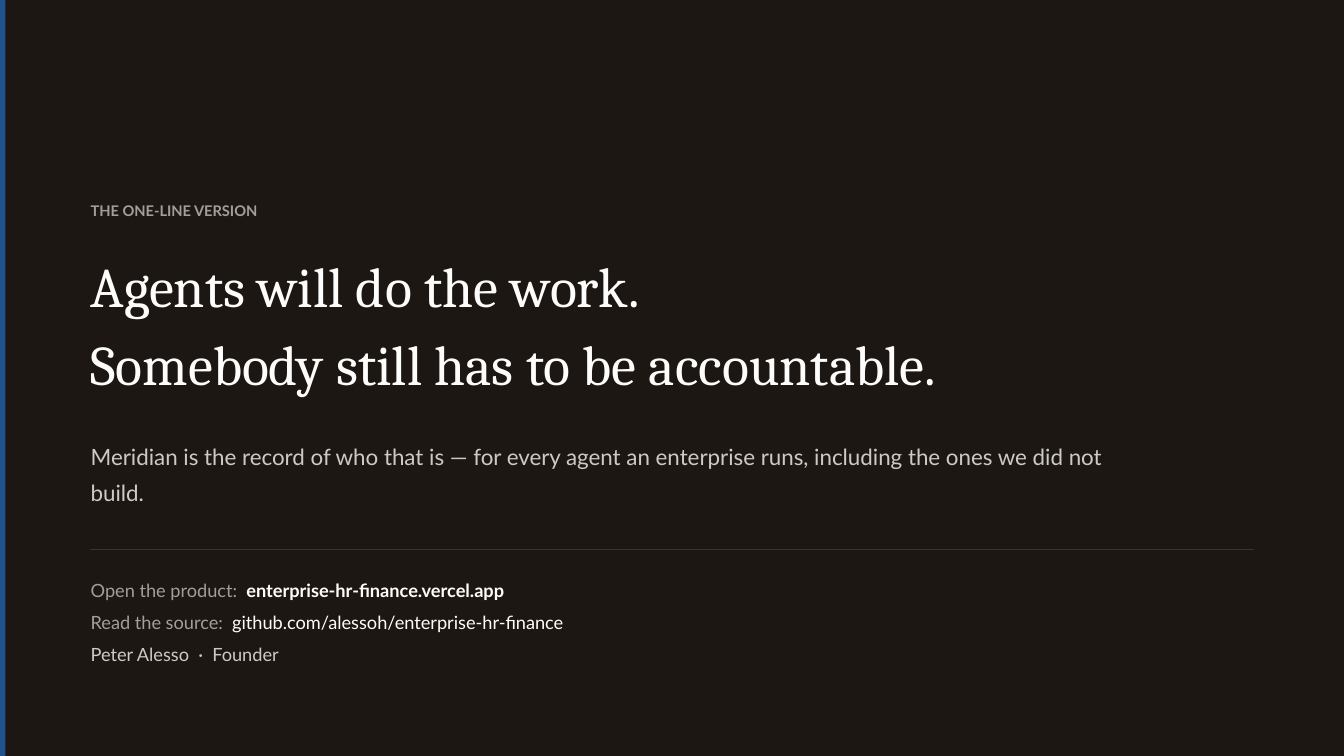
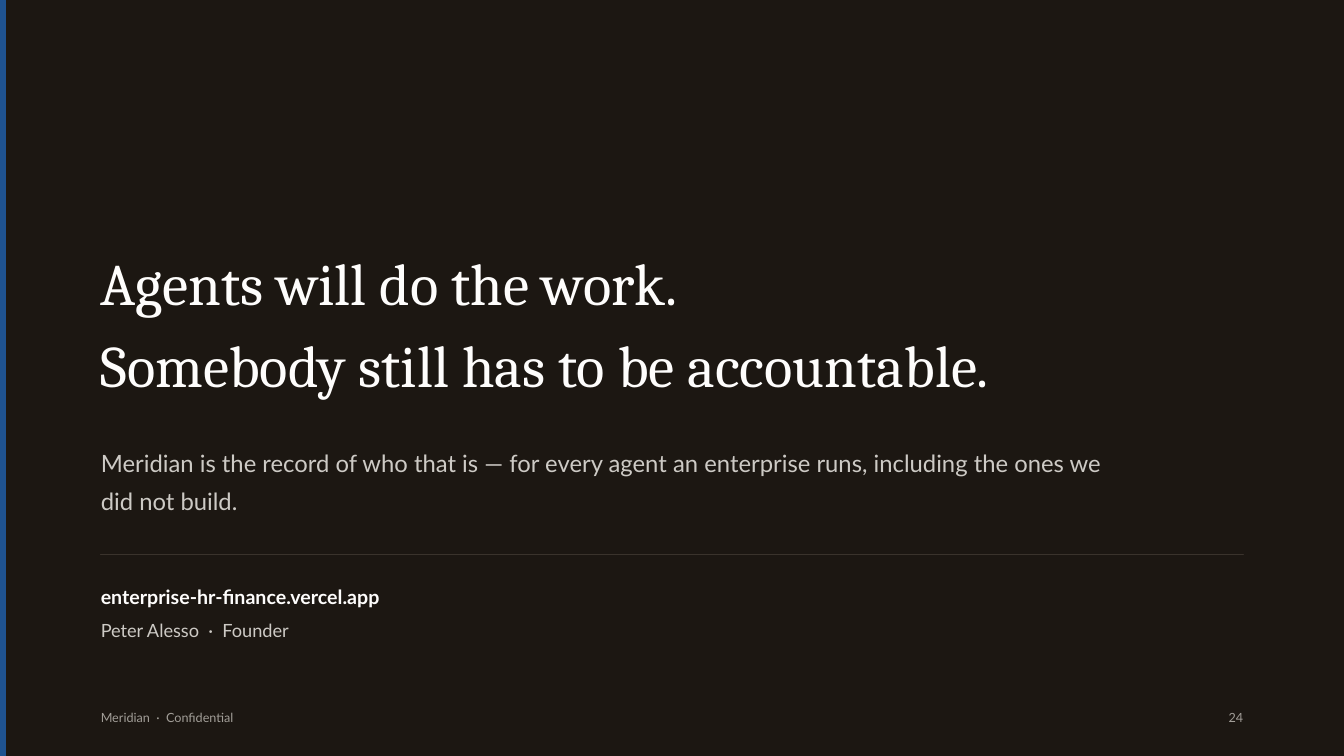
Before and after one commit to alessoh/enterprise-hr-finance, a slide deck: slide 24 of Meridian-Investor-Deck.pptx. Drawn at 1344x756 pixels with LibreOffice and Linux fonts; fonts in the diff are those of the drawing. Boxes give left, top, right and bottom in pixels: in the first picture for what was removed or moved away, otherwise in the second. Text is boxed around its words. In the diff, an @@ line names an element or a change of style, - is before the commit and + after.

```diff
--- a/Meridian-Investor-Deck.pptx
+++ b/Meridian-Investor-Deck.pptx
@@ text removed at <box>91,205,257,216</box> @@
-THE ONE-LINE VERSION
@@ text "Agents will do the work. ...": place and size @@
-text "Agents will do the work. ..." at <box>91,268,936,397</box>
+text "Agents will do the work. ..." at <box>101,264,989,400</box>
@@ text "Agents will do the work. ..." at <box>101,264,989,400</box>: size 40 to 42 pt; line spacing 1.15 to 1.16 @@
@@ text "Meridian is the record of ...": place and size @@
-text "Meridian is the record of ..." at <box>91,448,1102,501</box>
+text "Meridian is the record of ..." at <box>101,454,1101,510</box>
@@ text "Meridian is the record of ..." at <box>101,454,1101,510</box>: size 16 to 17 pt @@
@@ rectangle: place and size @@
-rectangle at <box>91,549,1253,549</box>
+rectangle at <box>101,555,1243,555</box>
@@ text "enterprise-hr-finance.vercel.app": place and size @@
-text "enterprise-hr-finance.vercel.app" at <box>91,583,563,661</box>
+text "enterprise-hr-finance.vercel.app" at <box>101,589,380,637</box>
@@ text at <box>101,589,380,608</box>: text changed; size 13 to 14 pt; bold on @@
-Open the product: enterprise-hr-finance.vercel.app
-Read the source: github.com/alessoh/enterprise-hr-finance
+enterprise-hr-finance.vercel.app
@@ text at <box>101,623,288,637</box>: more space between paragraphs @@
@@ text added at <box>101,713,233,722</box>, 9 pt, text #A29E98 @@
+Meridian · Confidential
@@ text added at <box>1229,713,1244,722</box>, 9 pt, text #A29E98 @@
+24
```
Also in this commit, not shown: 10 other slides changed, 13 slides added, 13 slides removed, 1 other file.
